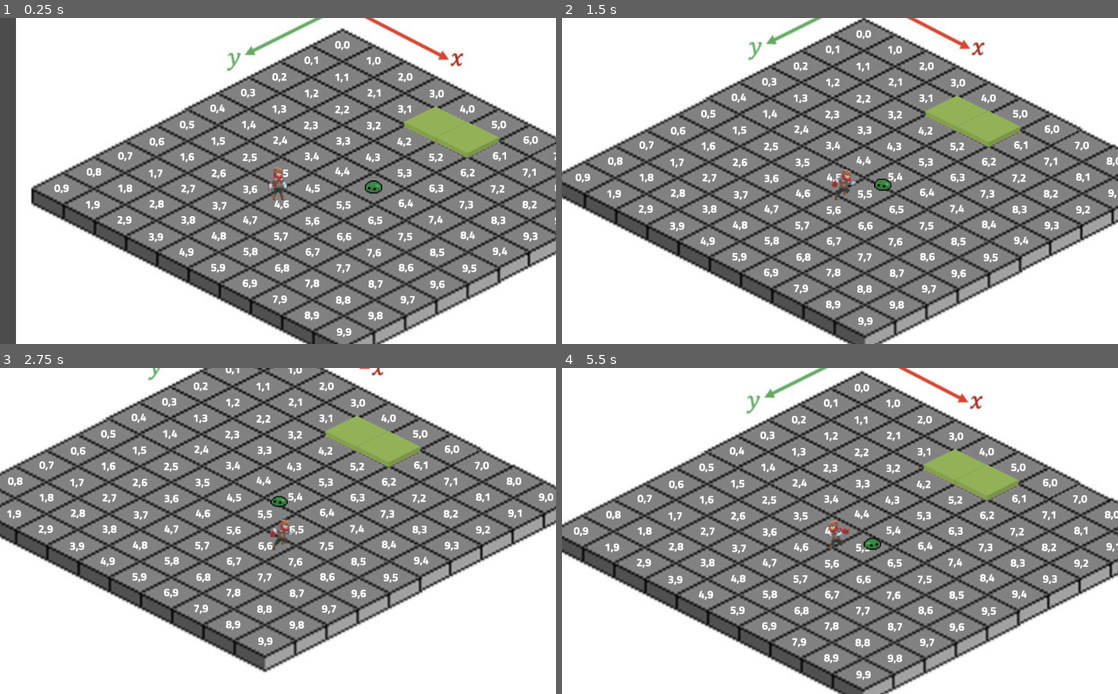
Above: before the commit, frames 1-4 (two rows, left to right).
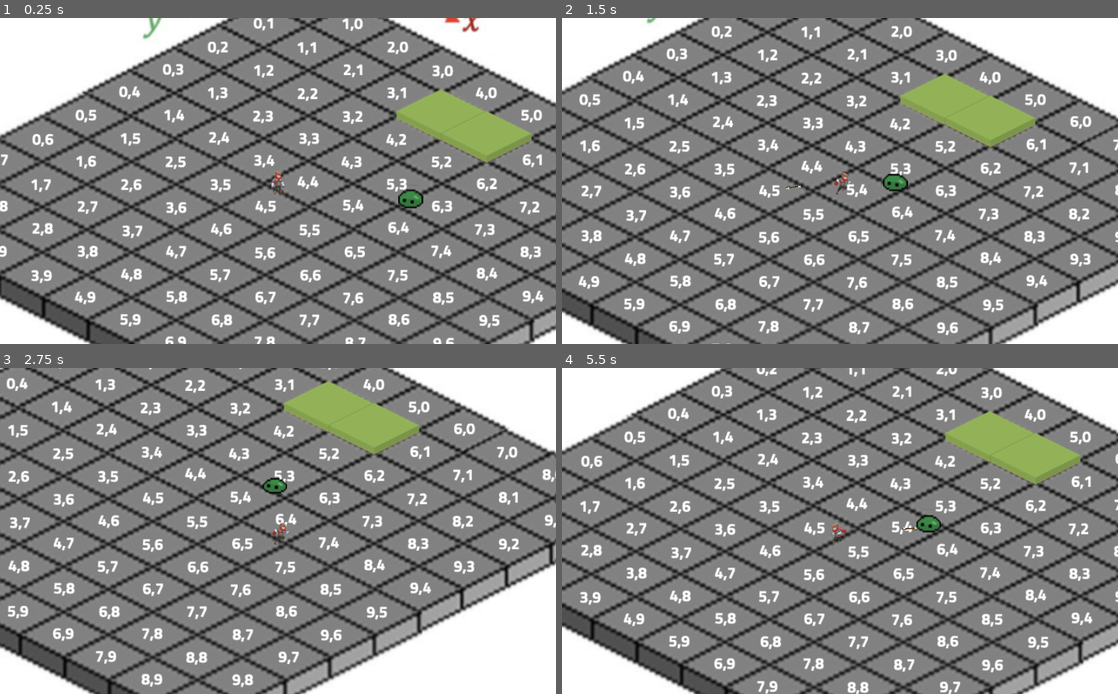
Above: after the commit, the same moments.

Repository: u1973231/Schadenfreude
Game: Godot game, scene res://scenes/Mapa.tscn
Same seed, same stepped clock (60 frames per second), same inputs: the game is played once before the commit and once after it.
Inputs (mouse positions are in pixels of both pictures, inside the frame that each line leads up to):
- Up to frame 1 (0.25 s): no input
- Up to frame 2 (1.5 s): tap Enter (ui_accept) at 0.5, 0.77 s; move the mouse to (962, 164) at 0.52 s; hold Right (move_right) 0.53-1.28 s; tap F (interactue) at 0.6 s; click (962, 164) at 0.8 s; move the mouse to (728, 197) at 1.27 s; hold Down (move_down) from 1.28 s (still down); click (728, 197) at 1.35 s
- Up to frame 3 (2.75 s): tap Enter (ui_accept) at 1.52 s; tap F (interactue) at 1.55, 2.1 s; move the mouse to (333, 459) at 2.02 s; release Down (move_down) at 2.03 s; hold Right (move_right) from 2.03 s (still down); click (333, 459) at 2.3 s
- Up to frame 4 (5.5 s): move the mouse to (812, 596) at 2.77 s; release Right (move_right) at 2.78 s; hold Up (move_up) 2.78-3.53 s; click (812, 596) at 2.85 s; tap Enter (ui_accept) at 3.02, 3.77, 4.52 s; tap F (interactue) at 3.05, 3.6, 4.55, 5.1 s; move the mouse to (1006, 579) at 3.52 s; hold Left (move_left) 3.53-5.03 s; click (1006, 579) at 3.8 s; move the mouse to (673, 482) at 4.27 s; click (673, 482) at 4.35 s; move the mouse to (867, 531) at 5.02 s; hold Down (move_down) from 5.03 s (still down); click (867, 531) at 5.3 s

The runs differ from the first frame. In frame 1, 60% of the frame differs, in the area x 0-100%, y 0-100%; in frame 2, 60%; in frame 3, 57%; in frame 4, 62%.

Commit message:
Disparo

Diff:
--- a/project.godot
+++ b/project.godot
@@ -39,26 +39,35 @@
 move_up={
 "deadzone": 0.5,
 "events": [ Object(InputEventKey,"resource_local_to_scene":false,"resource_name":"","device":0,"alt":false,"shift":false,"control":false,"meta":false,"command":false,"pressed":false,"scancode":0,"physical_scancode":16777232,"unicode":0,"echo":false,"script":null)
+, Object(InputEventKey,"resource_local_to_scene":false,"resource_name":"","device":0,"alt":false,"shift":false,"control":false,"meta":false,"command":false,"pressed":false,"scancode":0,"physical_scancode":87,"unicode":0,"echo":false,"script":null)
  ]
 }
 move_down={
 "deadzone": 0.5,
 "events": [ Object(InputEventKey,"resource_local_to_scene":false,"resource_name":"","device":0,"alt":false,"shift":false,"control":false,"meta":false,"command":false,"pressed":false,"scancode":0,"physical_scancode":16777234,"unicode":0,"echo":false,"script":null)
+, Object(InputEventKey,"resource_local_to_scene":false,"resource_name":"","device":0,"alt":false,"shift":false,"control":false,"meta":false,"command":false,"pressed":false,"scancode":0,"physical_scancode":83,"unicode":0,"echo":false,"script":null)
  ]
 }
 move_left={
 "deadzone": 0.5,
 "events": [ Object(InputEventKey,"resource_local_to_scene":false,"resource_name":"","device":0,"alt":false,"shift":false,"control":false,"meta":false,"command":false,"pressed":false,"scancode":0,"physical_scancode":16777231,"unicode":0,"echo":false,"script":null)
+, Object(InputEventKey,"resource_local_to_scene":false,"resource_name":"","device":0,"alt":false,"shift":false,"control":false,"meta":false,"command":false,"pressed":false,"scancode":0,"physical_scancode":65,"unicode":0,"echo":false,"script":null)
  ]
 }
 move_right={
 "deadzone": 0.5,
 "events": [ Object(InputEventKey,"resource_local_to_scene":false,"resource_name":"","device":0,"alt":false,"shift":false,"control":false,"meta":false,"command":false,"pressed":false,"scancode":0,"physical_scancode":16777233,"unicode":0,"echo":false,"script":null)
+, Object(InputEventKey,"resource_local_to_scene":false,"resource_name":"","device":0,"alt":false,"shift":false,"control":false,"meta":false,"command":false,"pressed":false,"scancode":0,"physical_scancode":68,"unicode":0,"echo":false,"script":null)
  ]
 }
 interactue={
 "deadzone": 0.5,
 "events": [ Object(InputEventKey,"resource_local_to_scene":false,"resource_name":"","device":0,"alt":false,"shift":false,"control":false,"meta":false,"command":false,"pressed":false,"scancode":0,"physical_scancode":70,"unicode":0,"echo":false,"script":null)
+ ]
+}
+atacar={
+"deadzone": 0.5,
+"events": [ Object(InputEventMouseButton,"resource_local_to_scene":false,"resource_name":"","device":0,"alt":false,"shift":false,"control":false,"meta":false,"command":false,"button_mask":0,"position":Vector2( 0, 0 ),"global_position":Vector2( 0, 0 ),"factor":1.0,"button_index":1,"pressed":false,"doubleclick":false,"script":null)
  ]
 }
 
--- a/scenes/Mapa.tscn
+++ b/scenes/Mapa.tscn
@@ -8,12 +8,13 @@
 [node name="Map-cells" type="Node2D"]
 
 [node name="Map-cells" type="Sprite" parent="."]
-position = Vector2( 199, 305 )
+position = Vector2( 189, 304 )
 texture = ExtResource( 1 )
 offset = Vector2( 336, 6 )
 
 [node name="Player" parent="." instance=ExtResource( 2 )]
-position = Vector2( 417, 294 )
+position = Vector2( 487, 274 )
+scale = Vector2( 1, 1 )
 
 [node name="DialogTriger" parent="." instance=ExtResource( 3 )]
 position = Vector2( 825, 245 )
@@ -24,5 +25,6 @@
 dialogPath = "res://dialogs/Dialogo1.json"
 
 [node name="slime" parent="." instance=ExtResource( 4 )]
-position = Vector2( 593, 305 )
+position = Vector2( 658, 297 )
 scale = Vector2( 2, 2 )
+vida = 7
--- a/scenes/Player.tscn
+++ b/scenes/Player.tscn
@@ -72,7 +72,7 @@
 }
 
 [node name="Player" type="KinematicBody2D" groups=["player"]]
-scale = Vector2( 2, 2 )
+scale = Vector2( 3, 3 )
 script = ExtResource( 2 )
 
 [node name="Sprite" type="Sprite" parent="."]
@@ -87,6 +87,7 @@
 
 [node name="Camera2D" type="Camera2D" parent="."]
 current = true
+zoom = Vector2( 0.7, 0.7 )
 
 [node name="AnimationPlayer" type="AnimationPlayer" parent="."]
 anims/RESET = SubResource( 2 )
@@ -105,6 +106,11 @@
 wait_time = 0.1
 one_shot = true
 
+[node name="disparar" type="Timer" parent="."]
+wait_time = 0.5
+one_shot = true
+
 [connection signal="timeout" from="inmune" to="." method="_on_inmune_timeout"]
 [connection signal="timeout" from="animationHit" to="." method="_on_animationHit_timeout"]
 [connection signal="timeout" from="stun" to="." method="_on_stun_timeout"]
+[connection signal="timeout" from="disparar" to="." method="_on_disparar_timeout"]
--- /dev/null
+++ b/scenes/arrow.tscn
@@ -0,0 +1,24 @@
+[gd_scene load_steps=4 format=2]
+
+[ext_resource path="res://textures/flecha.png" type="Texture" id=1]
+[ext_resource path="res://scripts/scr_arrow.gd" type="Script" id=2]
+
+[sub_resource type="RectangleShape2D" id=1]
+extents = Vector2( 6, 3.5 )
+
+[node name="arrow" type="Node2D"]
+scale = Vector2( 0.5, 0.5 )
+script = ExtResource( 2 )
+
+[node name="Flecha" type="Sprite" parent="."]
+position = Vector2( -20, 1 )
+scale = Vector2( 0.2, 0.2 )
+texture = ExtResource( 1 )
+
+[node name="Area2D" type="Area2D" parent="."]
+
+[node name="CollisionShape2D" type="CollisionShape2D" parent="Area2D"]
+position = Vector2( -5, 0 )
+shape = SubResource( 1 )
+
+[connection signal="body_entered" from="Area2D" to="." method="_on_Area2D_body_entered"]
--- a/scenes/scr_enemy.gd
+++ b/scenes/scr_enemy.gd
@@ -9,7 +9,7 @@
 func morir():
 	queue_free()
 
-func recivirDamage(damage):
+func recivirDamage(damage,posDamage):
 	vida -= damage
 	if vida <= 0:
 		morir()
--- a/scenes/slime.tscn
+++ b/scenes/slime.tscn
@@ -59,6 +59,7 @@
 
 [node name="slime" type="KinematicBody2D" groups=["enemy"]]
 script = ExtResource( 2 )
+vida = 10
 
 [node name="CollisionShape2D" type="CollisionShape2D" parent="."]
 shape = SubResource( 1 )
--- a/scripts/scr_DialogBox.gd
+++ b/scripts/scr_DialogBox.gd
@@ -19,6 +19,7 @@
 	pass
 
 func _process(delta):
+	print("existo")
 	if Input.is_action_just_pressed("ui_accept"):
 		if finished:
 			nextPhrase()
--- /dev/null
+++ b/scripts/scr_arrow.gd
@@ -0,0 +1,27 @@
+extends Node2D
+
+
+#variables exports
+export var damage = 5
+export var speed = 600
+
+#Variables privadas
+var dir = Vector2.RIGHT
+
+func _ready():
+	rotation = dir.angle()
+	pass
+
+func _process(delta):
+	position += dir * speed * delta
+
+
+func setDir(direction):
+	dir = direction.normalized()
+
+
+func _on_Area2D_body_entered(body):
+	if body.is_in_group("enemy"):
+		body.recivirDamage(damage,position)
+		queue_free()
+	pass # Replace with function body.
--- a/scripts/scr_global.gd
+++ b/scripts/scr_global.gd
@@ -2,7 +2,7 @@
 
 
 #Variales Globales
-var currenDialogPath = ""
+var currenDialogPath = "res://dialogs/Dialogo0.json"
 var posJugador = Vector2.ZERO
 
 # Called when the node enters the scene tree for the first time.
--- a/scripts/scr_player.gd
+++ b/scripts/scr_player.gd
@@ -11,14 +11,25 @@
 var animationHit = false
 var stun = false
 var posHit
+var arrow
+var disparar = true
+
+
 func _ready():
+	arrow = preload("res://scenes/arrow.tscn")
 	pass
+
 
 func _process(delta):
 	if not stun:
 		movePlayer()
 	else:
 		moveStun()
+
+	if Input.is_action_just_pressed("atacar") and disparar:
+		lanzarFlecha()
+		disparar = false
+		$disparar.start()
 
 	ScrGlobal.posJugador = position
 
@@ -79,3 +90,17 @@
 func _on_stun_timeout():
 	stun = false
 	pass # Replace with function body.
+
+func lanzarFlecha():
+	var mouse = get_global_mouse_position()
+	var dir = mouse - position
+	var inst = arrow.instance()
+	inst.setDir(dir)
+	add_child(inst)
+	pass
+
+
+
+func _on_disparar_timeout():
+	disparar = true
+	pass # Replace with function body.
--- a/scripts/src_dialogStart.gd
+++ b/scripts/src_dialogStart.gd
@@ -14,7 +14,7 @@
 	if Input.is_action_just_pressed("interactue") and playerIn:
 		ScrGlobal.currenDialogPath = dialogPath
 		var scene = dialog.instance()
-		scene.position = Vector2(-400,150)
+		scene.position = Vector2(-370,100)
 		var padre = get_parent()
 		padre.get_child(1).add_child(scene)
 		print("hola")
Binary file added: textures/flecha.png
Not shown, added: textures/flecha.png.import
